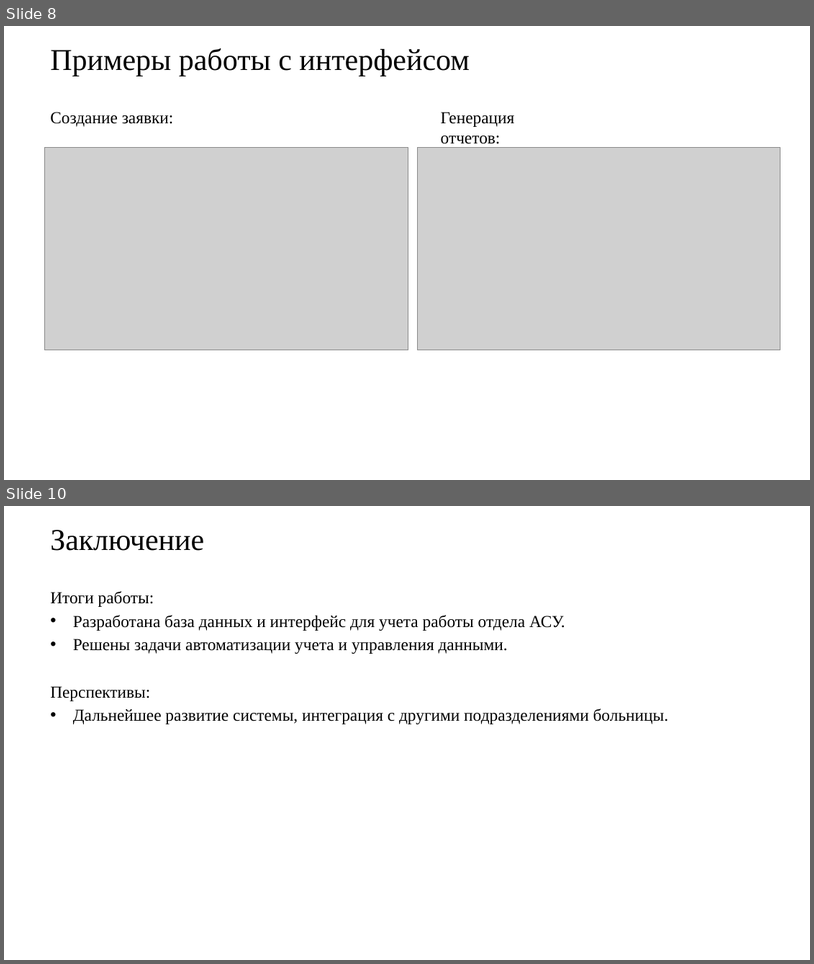
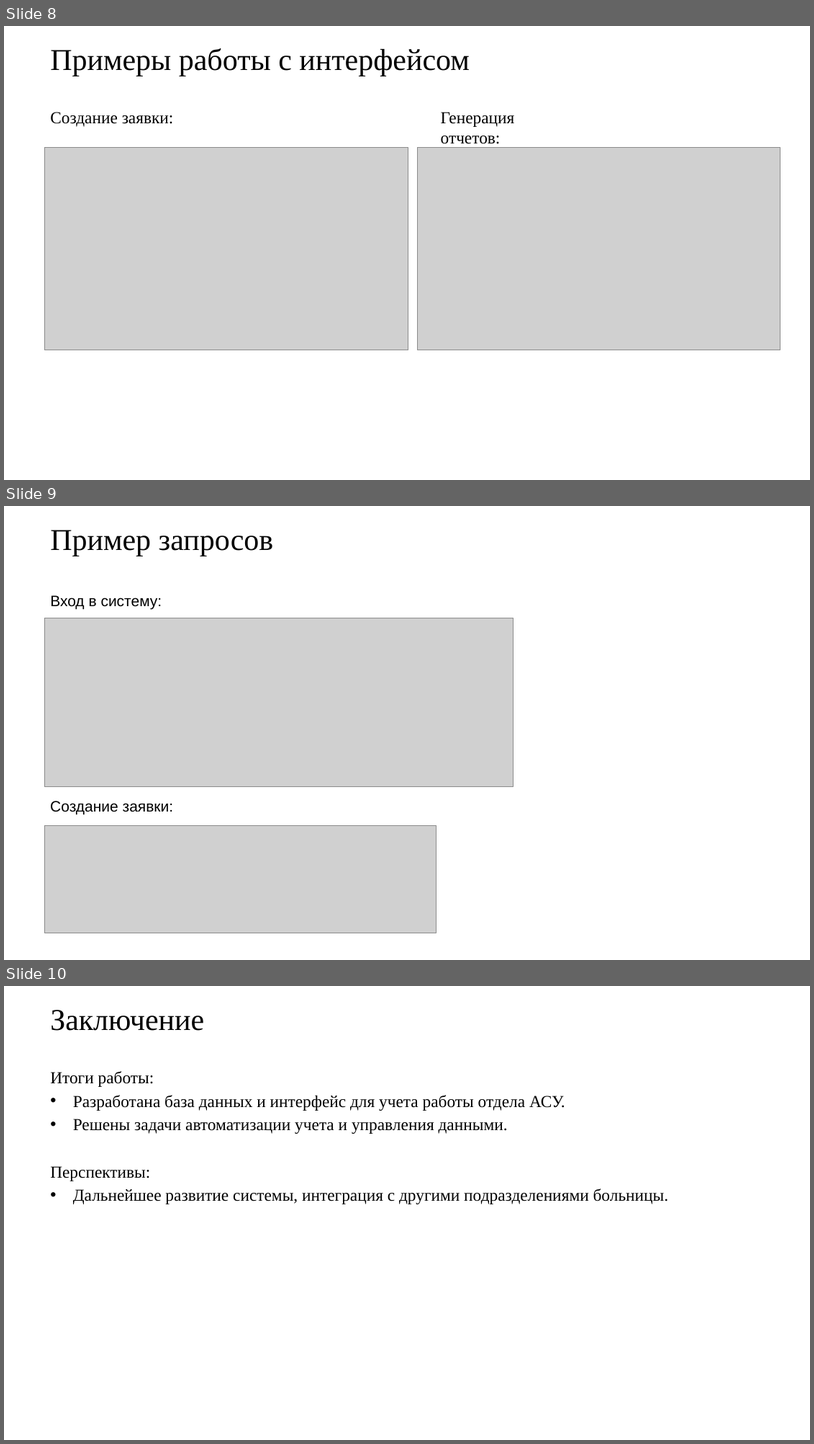
Before and after one commit to KaliShau/Coursework-2025, a slide deck: Презентация к курсовой работе.pptx. Shown one above the other, each under a label of ours: slides 8 and 10 before the commit, slides 8, 9 and 10 after it; the slides between them are not shown. The pictures are 814x964 and 814x1444 pixels, drawn with LibreOffice and Linux fonts; fonts in the diff are those of the drawing; grey boxes stand for pictures; background and template pictures are left out. Boxes give left, top, right and bottom in pixels: in the first picture for what was removed or moved away, otherwise in the second. Text is boxed around its words. In the diff, an @@ line names an element or a change of style, - is before the commit and + after.

```diff
--- a/Презентация к курсовой работе.pptx
+++ b/Презентация к курсовой работе.pptx
@@ slide 9 added at box(4, 506, 810, 960), background picture (left out) @@
@@ title added at box(50, 530, 274, 556), 36 pt, text #000000 @@
+Пример запросов
@@ text added at box(50, 595, 162, 609), 18 pt, text #000000 @@
+Вход в систему:
@@ picture added at box(44, 618, 514, 787) @@
@@ text added at box(50, 800, 174, 815), 18 pt, text #000000 @@
+Создание заявки:
@@ picture added at box(44, 826, 437, 933) @@
```
Also in this commit, not shown: 1 slide removed.
